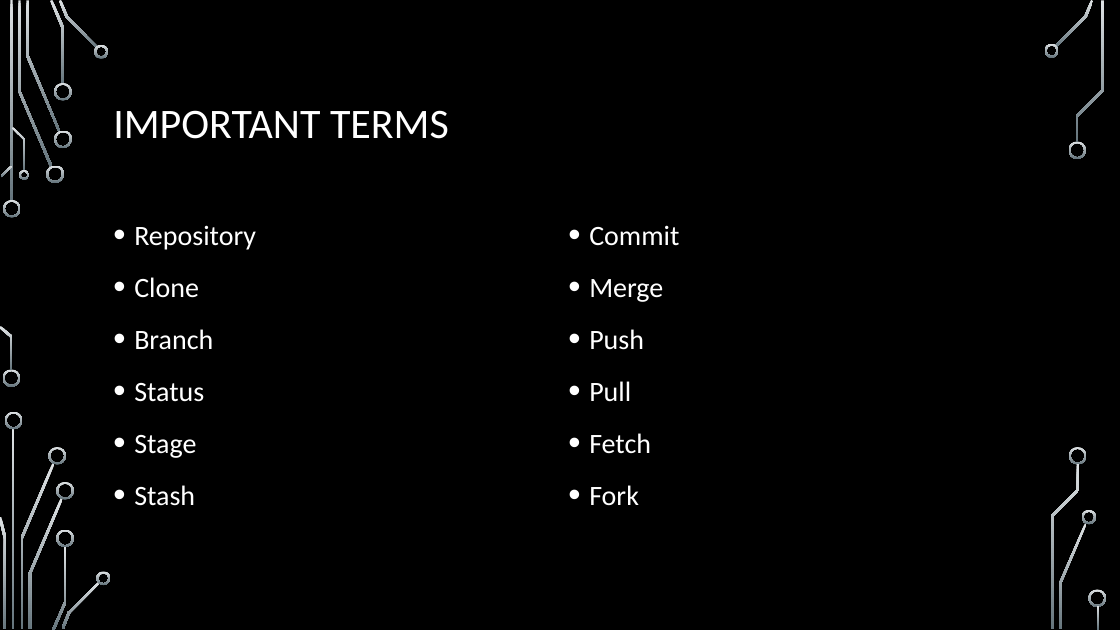
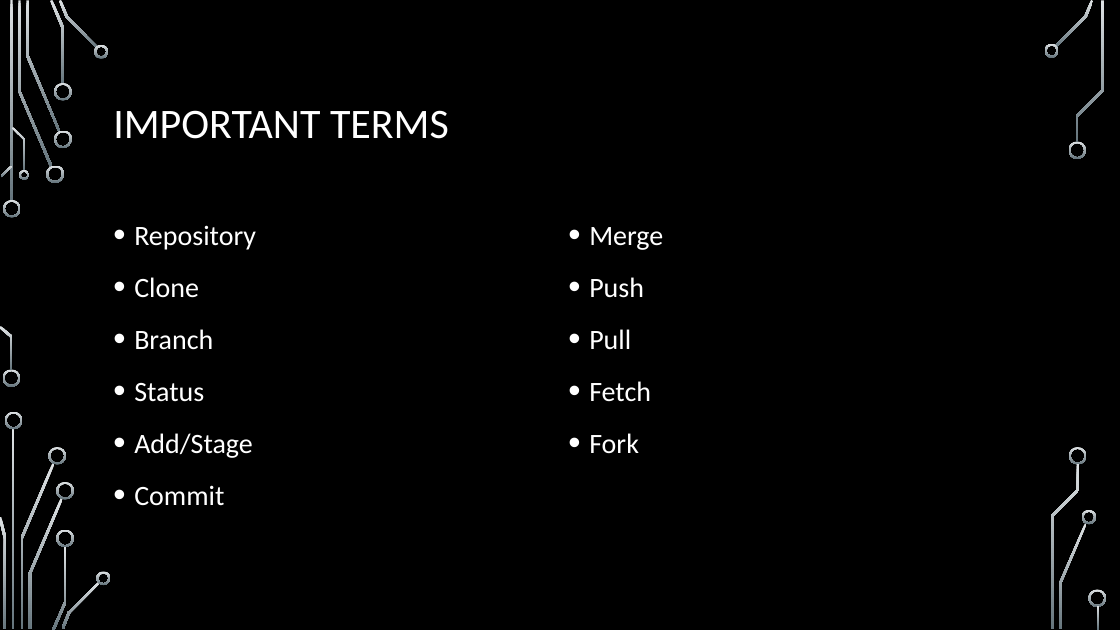
Before and after one commit to onideus/github-101-website, a slide deck: slide 8 of resources/Introduction to github.pptx. Drawn at 1120x630 pixels with LibreOffice and Linux fonts; fonts in the diff are those of the drawing; background and template pictures are left out. Boxes give left, top, right and bottom in pixels: in the first picture for what was removed or moved away, otherwise in the second. Text is boxed around its words. In the diff, an @@ line names an element or a change of style, - is before the commit and + after.

```diff
--- a/resources/Introduction to github.pptx
+++ b/resources/Introduction to github.pptx
@@ text at [589, 225, 679, 246]: paragraph removed @@
-• Commit
@@ text at [134, 433, 253, 506]: text changed @@
-• Stage
-• Stash
+• Add/Stage
+• Commit
```
Also in this commit, not shown: 4 other slides changed, 6 slides removed, 1 other file.
